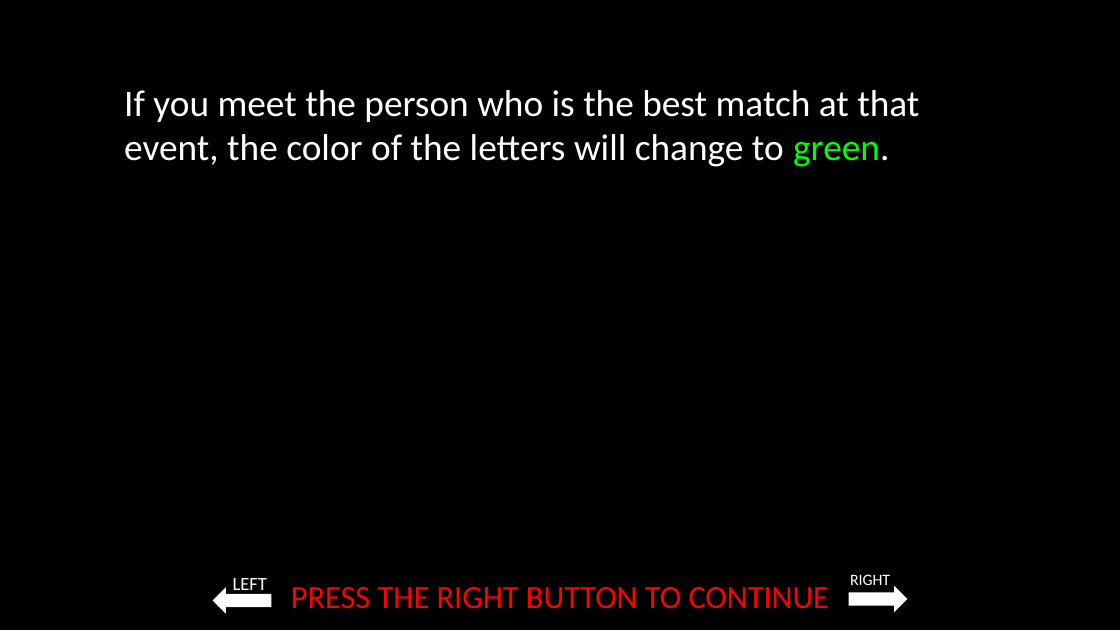
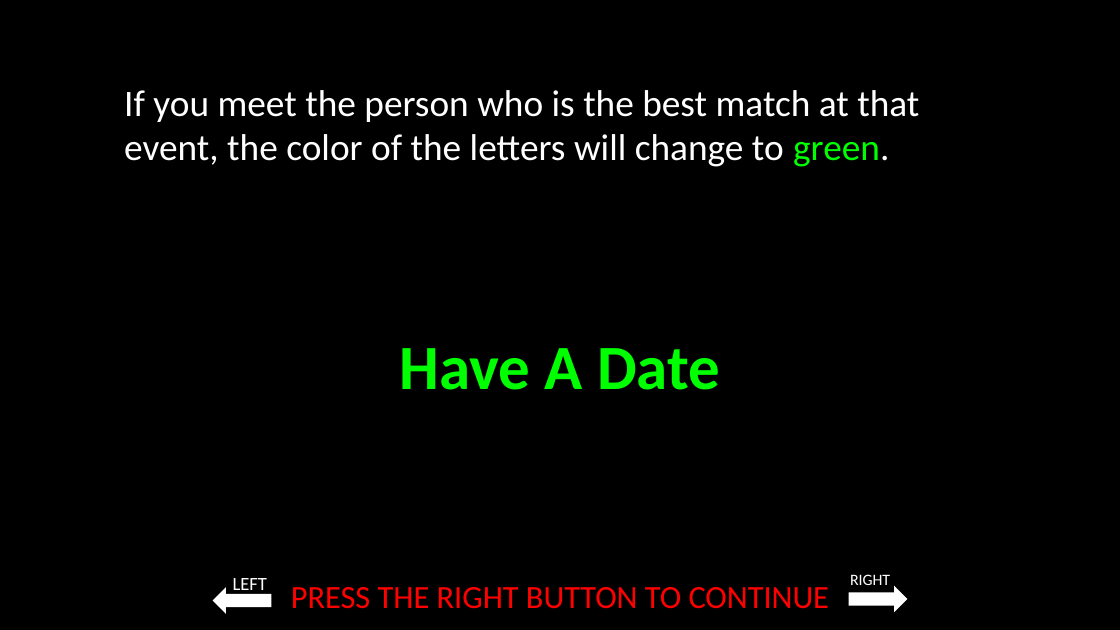
Before and after one commit to laureate-institute-for-brain-research/StimToolOnline, a slide deck: slide 18 of public/js/tasks/blind_dating/media/Blind_dating_game_instructions.pptx (slide 15 before the commit). Drawn at 1120x630 pixels with LibreOffice and Linux fonts; fonts in the diff are those of the drawing. Boxes give left, top, right and bottom in pixels: in the first picture for what was removed or moved away, otherwise in the second. Text is boxed around its words. In the diff, an @@ line names an element or a change of style, - is before the commit and + after.

```diff
--- a/public/js/tasks/blind_dating/media/Blind_dating_game_instructions.pptx
+++ b/public/js/tasks/blind_dating/media/Blind_dating_game_instructions.pptx
@@ text added at bbox=[400, 348, 720, 390], 54 pt, text #00FF00, bold @@
+Have A Date
```
Also in this commit, not shown: 15 other slides changed, 4 slides added, 29 other files.
